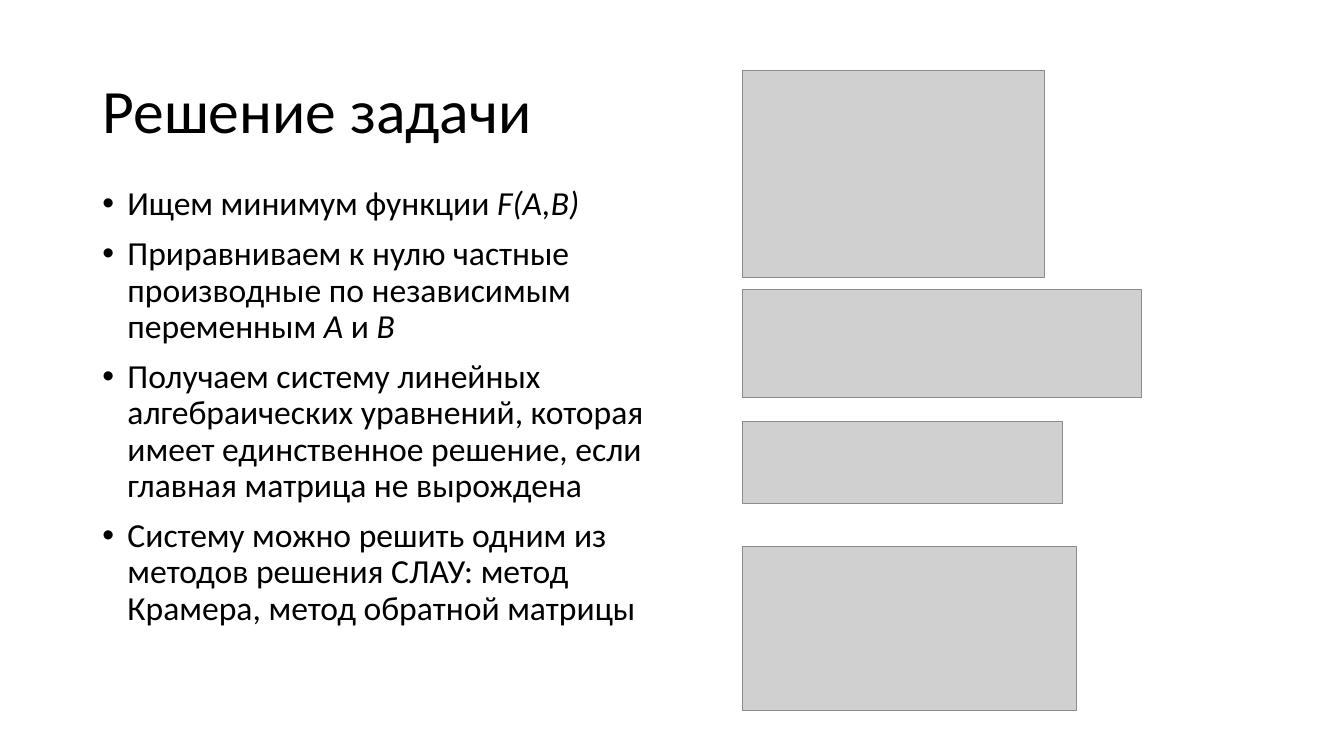
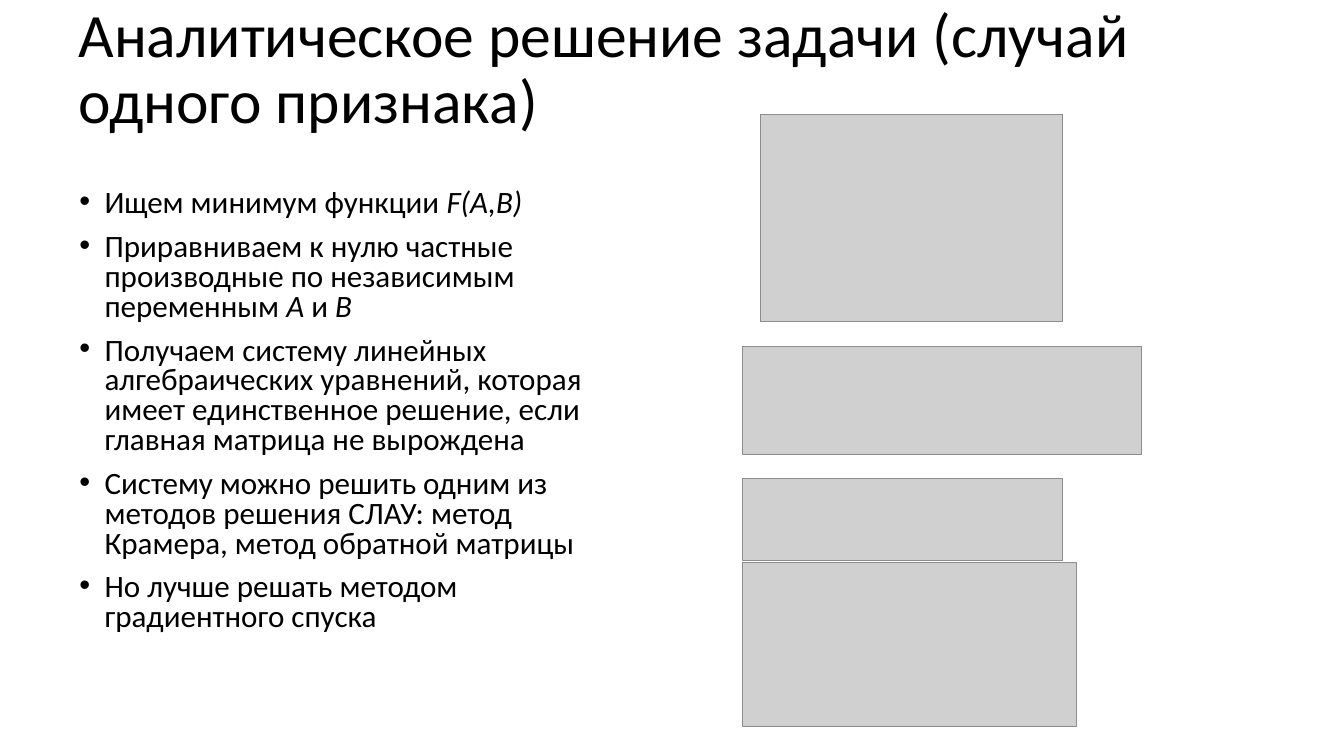
Before and after one commit to CyberLympha/Data-Science-Course, a slide deck: slide 9 of презентации/Задача регрессии.ppt (slide 10 before the commit). Drawn at 1344x756 pixels with LibreOffice and Linux fonts; fonts in the diff are those of the drawing; grey boxes stand for pictures. Boxes give left, top, right and bottom in pixels: in the first picture for what was removed or moved away, otherwise in the second. Text is boxed around its words. In the diff, an @@ line names an element or a change of style, - is before the commit and + after.

```diff
--- a/презентации/Задача регрессии.ppt
+++ b/презентации/Задача регрессии.ppt
@@ title at [78, 12, 1129, 133]: text changed @@
-Решение задачи
+Аналитическое решение задачи (случай одного признака)
@@ picture: place and size @@
-picture at [743, 71, 1045, 277]
+picture at [761, 114, 1063, 320]
@@ text "Ищем минимум функции F(A,B)": place and size @@
-text "Ищем минимум функции F(A,B)" at [127, 190, 644, 626]
+text "Ищем минимум функции F(A,B)" at [105, 190, 581, 632]
@@ text at [105, 190, 581, 559]: size 24 to 22.2 pt in "Ищем минимум функции F(A,B)", "Приравниваем к нулю частные производные по независимым ...", "Получаем систему линейных алгебраических уравнений, которая  ...", "Систему можно решить одним из методов решения ..."; line spacing 0.9 to 0.8 @@
@@ picture: place and size @@
-picture at [743, 289, 1141, 397]
+picture at [743, 347, 1141, 454]
@@ picture: place and size @@
-picture at [743, 421, 1063, 503]
+picture at [743, 479, 1063, 560]
@@ picture: place and size @@
-picture at [743, 547, 1076, 711]
+picture at [743, 562, 1076, 725]
@@ text at [105, 577, 458, 632]: paragraph added @@
+• Но лучше решать методом градиентного спуска
```
Also in this commit, not shown: 8 other slides changed, 6 slides added, 6 slides removed.
